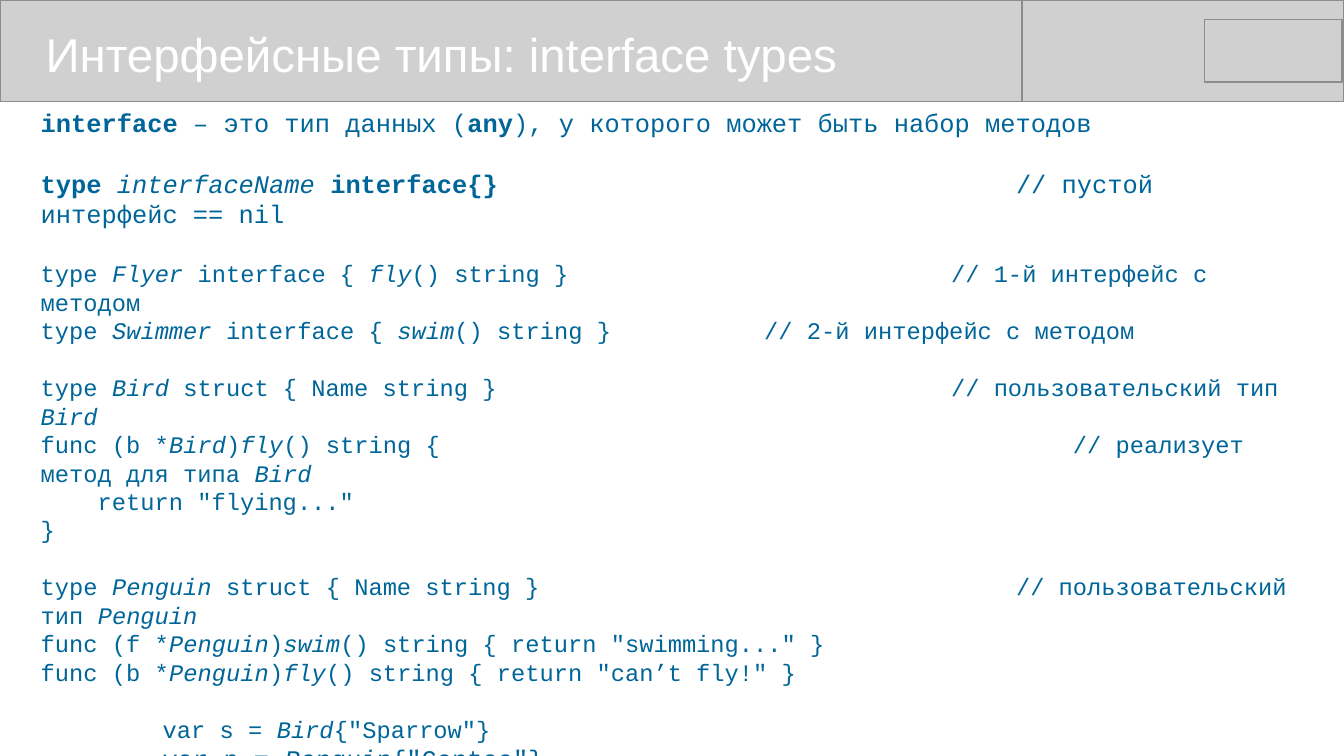
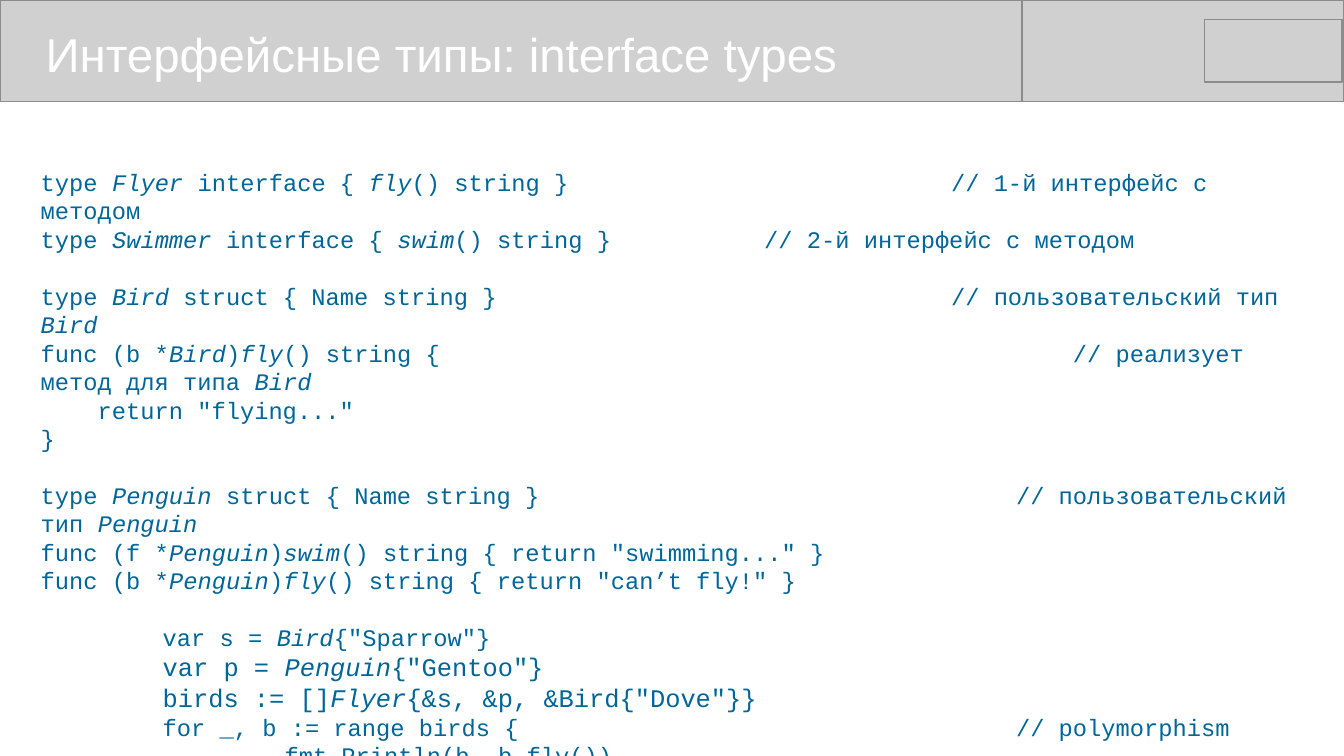
Before and after one commit to mike-shock/Go_language, a slide deck: slide 39 of tutorial/Go_Intro.odp (slide 38 before the commit). Drawn at 1344x756 pixels with LibreOffice and Linux fonts; fonts in the diff are those of the drawing; grey boxes stand for pictures. Boxes give left, top, right and bottom in pixels: in the first picture for what was removed or moved away, otherwise in the second. Text is boxed around its words. In the diff, an @@ line names an element or a change of style, - is before the commit and + after.

```diff
--- a/tutorial/Go_Intro.odp
+++ b/tutorial/Go_Intro.odp
@@ text at (41,113,1092,229): paragraphs removed @@
-interface – это тип данных (any), у которого может быть набор методов
-type interfaceName interface{} // пустой интерфейс == nil
```
Also in this commit, not shown: 2 slides added, 2 other files.
